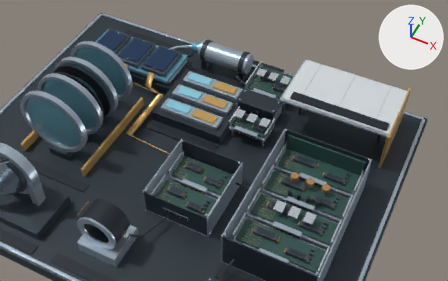
An edit to the glTF model public/models/tirs2.glb, drawn before and after from the same camera.
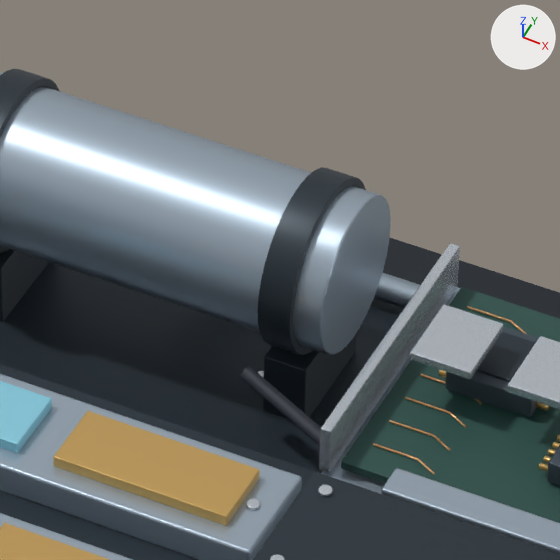
Each version appears first whole from a camera (50 mm lens) standing at (5.87, -8.64, 11.89) and looking at (0.74, 1.62, -0.94), and next in a close-up on the part from 46% to 61% of the width and 11% to 35% of the height. Arrows for +X, +Y and +Z are at upper right; the lights stay in place. The last two pictures show the newer version. Where no turn or scale is listed for an object, it has been applied to the vertices. Vertices at exactly the same position are counted once.

Objects in the first close-up: 'Cooling — Anodized chassis', 'Cooling — Ceramic circuit packages', 'Cooling — Harness protective sleeve', 'Cooling — Machined satin aluminum', 'Cooling — Midnight circuit laminate', 'Cooling — Optical and connector recess', 'Cooling — Polished hardware edges', 'Filters — Anodized chassis', 'Filters — Cold-stage edge', 'Filters — MLI seams and gold contacts', 'Filters — Machined satin aluminum', 'Structure — Anodized chassis' and 4 more.
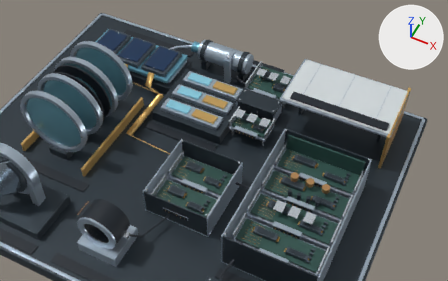
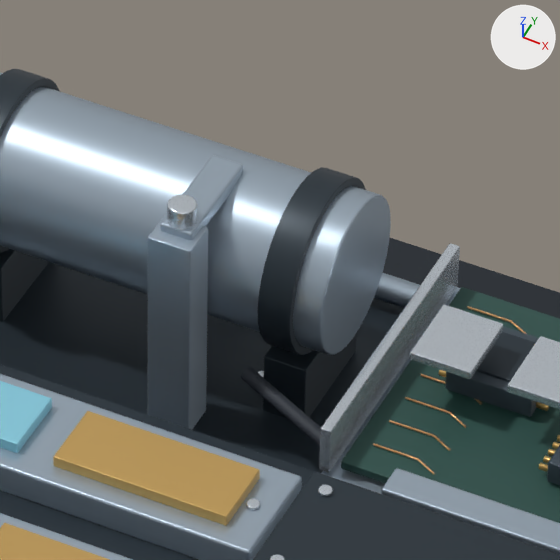
Where the newer file only moved an object's origin or applied its transform, the numbers keep the older frame.

Boxes (x1, y1, x2, y2) around the edits, measured in the close-ups (560 x 560 px):
part 1 of me_cylinder_108, added (pale blue): after (160, 155, 243, 240)
part 2 of me_cylinder_108, added (pale blue): after (148, 214, 208, 430)
part 3 of me_cylinder_110, added: after (167, 194, 197, 230)

The edits, one by one:
me_cylinder_108 is used by ob_cooling___machined_satin_aluminum; location (-0.05, 3.28, 0.52).
me_cylinder_108 had 602 vertices, 1160 faces and spanned x -1.67..2.18, y -2.25..0.37, z -0.46..0.28.
me_cylinder_108 now has 682 vertices, 1312 faces and spans x -1.67..2.18, y -2.25..0.37, z -0.54..0.31.
me_cylinder_108 part 1: the loose piece of 56 vertices spanning x 1.0..2.1, y -1.37..-0.87, z -0.46..-0.43 is copied, and the copy is scaled about its middle by (0.0979, 0.794, 1.99), then moved by (-1.3, 0.94, 0.72); it spans x 0.19..0.31, y -0.38..0.02, z 0.25..0.31.
me_cylinder_108 part 2: a new loose piece of 24 vertices spanning x 0.17..0.33, y -0.43..-0.29, z -0.54..0.28, in mat_machined_satin_aluminum (pale blue #afbfcd).
me_cylinder_110 is used by ob_cooling___polished_hardware_edges; location (0.96, 3.575, 0.088).
me_cylinder_110 had 816 vertices, 1544 faces and spanned x -0.08..1.17, y -2.43..0.06, z -0.11..0.46.
me_cylinder_110 now has 912 vertices, 1732 faces and spans x -0.81..1.17, y -2.43..0.06, z -0.11..0.81.
me_cylinder_110 part 3: a new loose piece of 96 vertices spanning x -0.81..-0.71, y -0.68..-0.57, z 0.73..0.81, in mat_polished_hardware_edges (white #d6dee6).
Other edits to the shape of me_cylinder_110 do not show in these pictures.
